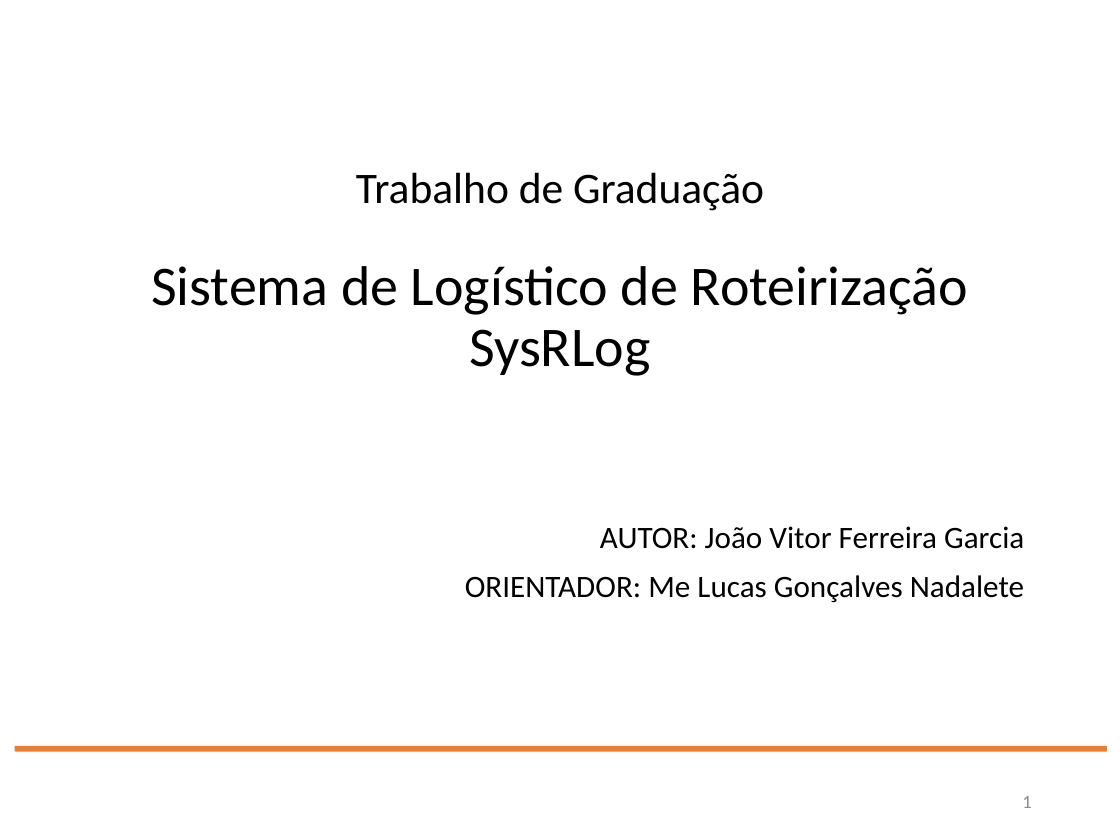
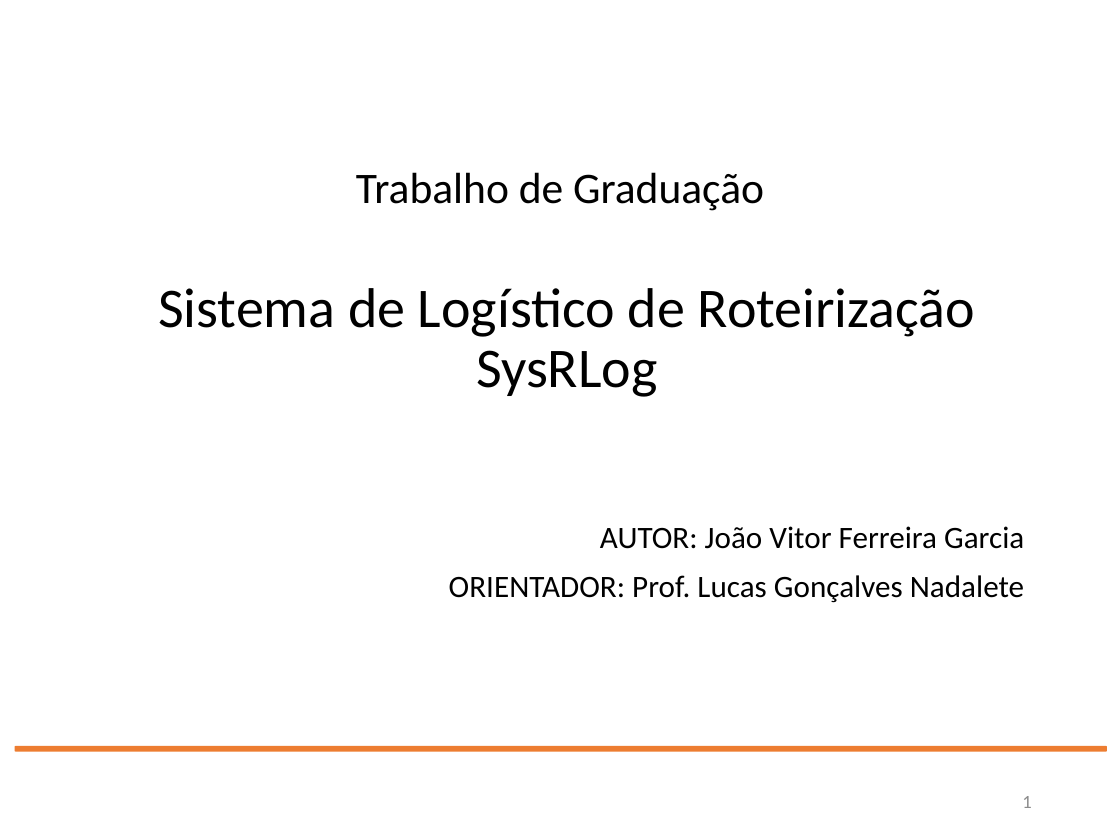
Before and after one commit to JoaoVFG/documentacaoTG, a slide deck: slide 1 of APRESENTAÇÃO JOAO VITOR.pptx. Drawn at 1120x840 pixels with LibreOffice and Linux fonts; fonts in the diff are those of the drawing; background and template pictures are left out. Boxes give left, top, right and bottom in pixels: in the first picture for what was removed or moved away, otherwise in the second. Text is boxed around its words. In the diff, an @@ line names an element or a change of style, - is before the commit and + after.

```diff
--- a/APRESENTAÇÃO JOAO VITOR.pptx
+++ b/APRESENTAÇÃO JOAO VITOR.pptx
@@ title "Sistema de Logístico de Roteirização ...": place and size @@
-title "Sistema de Logístico de Roteirização ..." at box(151, 266, 968, 376)
+title "Sistema de Logístico de Roteirização ..." at box(158, 288, 975, 397)
@@ subtitle at box(449, 575, 1024, 603): text changed @@
-ORIENTADOR: Me Lucas Gonçalves Nadalete
+ORIENTADOR: Prof. Lucas Gonçalves Nadalete
```
Also in this commit, not shown: 6 other slides changed, 1 slide added, 2 slides removed, 3 other files.
